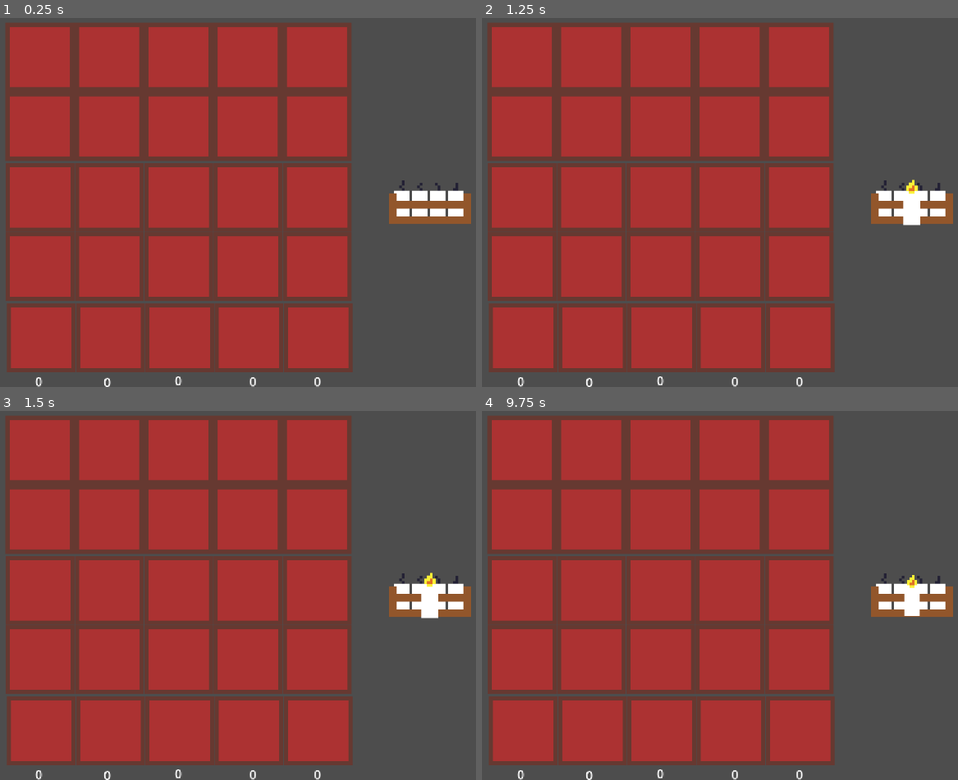
Above: before the commit, frames 1-4 (two rows, left to right).
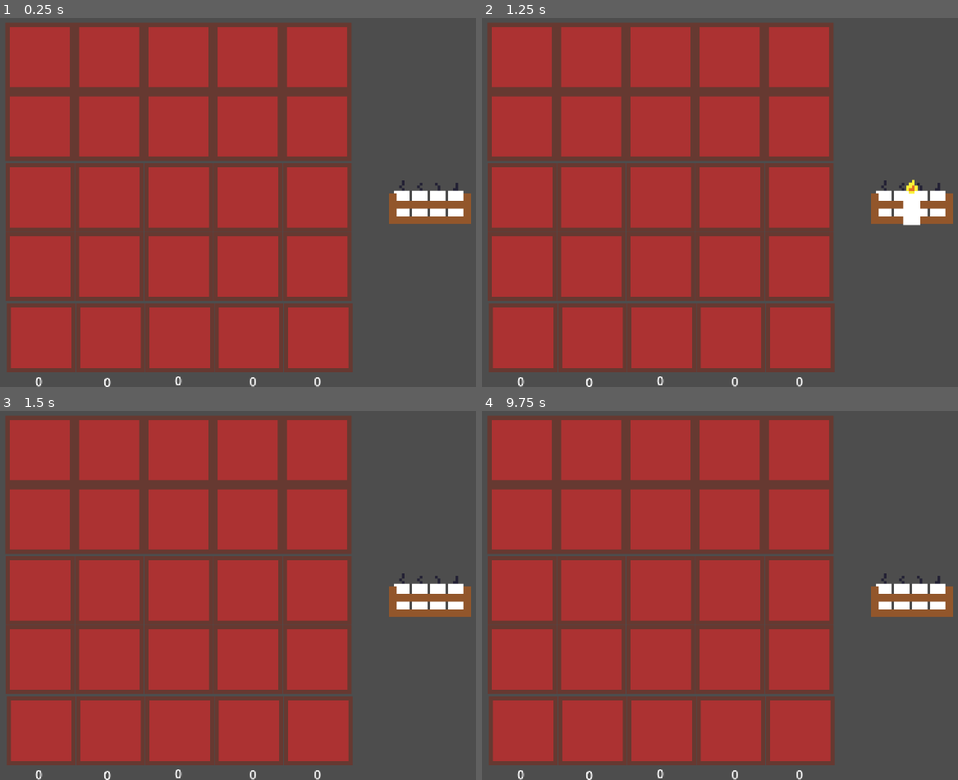
Above: after the commit, the same moments.

Repository: adrientremblay/ld55
Game: Godot game, scene res://scenes/main.tscn
The game is run twice, just before and just after one commit, with the same random seed, the same clock (stepped at 60 frames per second) and the same inputs.
Inputs (mouse positions are in pixels of both pictures, inside the frame that each line leads up to):
- Up to frame 1 (0.25 s): no input
- Up to frame 2 (1.25 s): tap Enter at 0.5 s; move the mouse to (910, 202) at 0.52 s; press the mouse at (910, 202) at 0.53 s
- Up to frame 3 (1.5 s): tap Space at 1.25 s; move the mouse to (428, 595) at 1.27 s; release the mouse at (428, 595) at 1.28 s; click (428, 595) at 1.35 s
- Up to frame 4 (9.75 s): tap Enter at 2, 3.5 s; press the mouse at (910, 595) at 2.03 s; tap Space at 2.75, 4.25 s; release the mouse at (910, 595) at 2.78 s; click (910, 595) at 2.85 s; press the mouse at (910, 595) at 3.53 s; release the mouse at (910, 595) at 4.28 s; click (910, 595) at 4.35 s; press the mouse at (910, 595) at 5.03 s; release the mouse at (910, 595) at 5.78 s; click (910, 595) at 5.85 s; press the mouse at (910, 595) at 6.53 s; release the mouse at (910, 595) at 7.28 s; click (910, 595) at 7.35 s; press the mouse at (910, 595) at 8.03 s; release the mouse at (910, 595) at 8.78 s; click (910, 595) at 8.85 s; move the mouse to (881, 650) at 9.52 s; press the mouse at (881, 650) at 9.53 s

Frames 1-2 are identical in both runs. In frame 3, 0.3% of the frame differs, in the area x 88-93%, y 43-57%; in frame 4, 0.2%.

Commit message:
Candle kills self if cannot go anywhere

Diff:
--- a/scripts/offering.gd
+++ b/scripts/offering.gd
@@ -30,6 +30,8 @@
 			tween.tween_property(self, "global_position", initial_pos, 0.2).set_ease(Tween.EASE_OUT)
 			if old_platform != null:
 				old_platform.placed_offering = self
+		elif old_platform == null:
+			queue_free()
 
 func _on_area_2d_mouse_entered() -> void:
 	can_be_dragged = true
